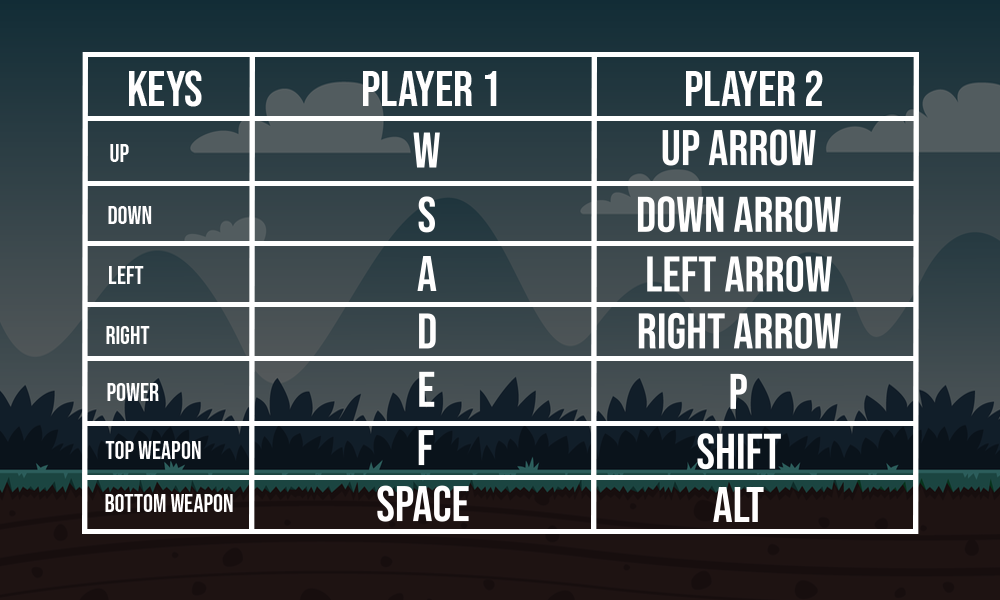
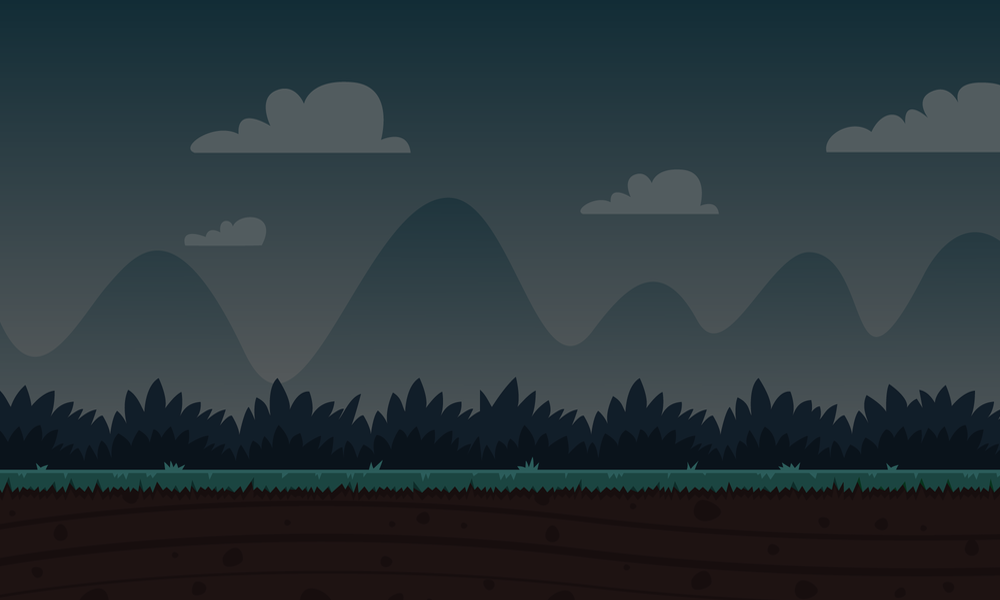
Layered file, before and after one edit (1000 x 600). Changes by layer:
removed layer "Shape 1" over [82, 52, 919, 534]
